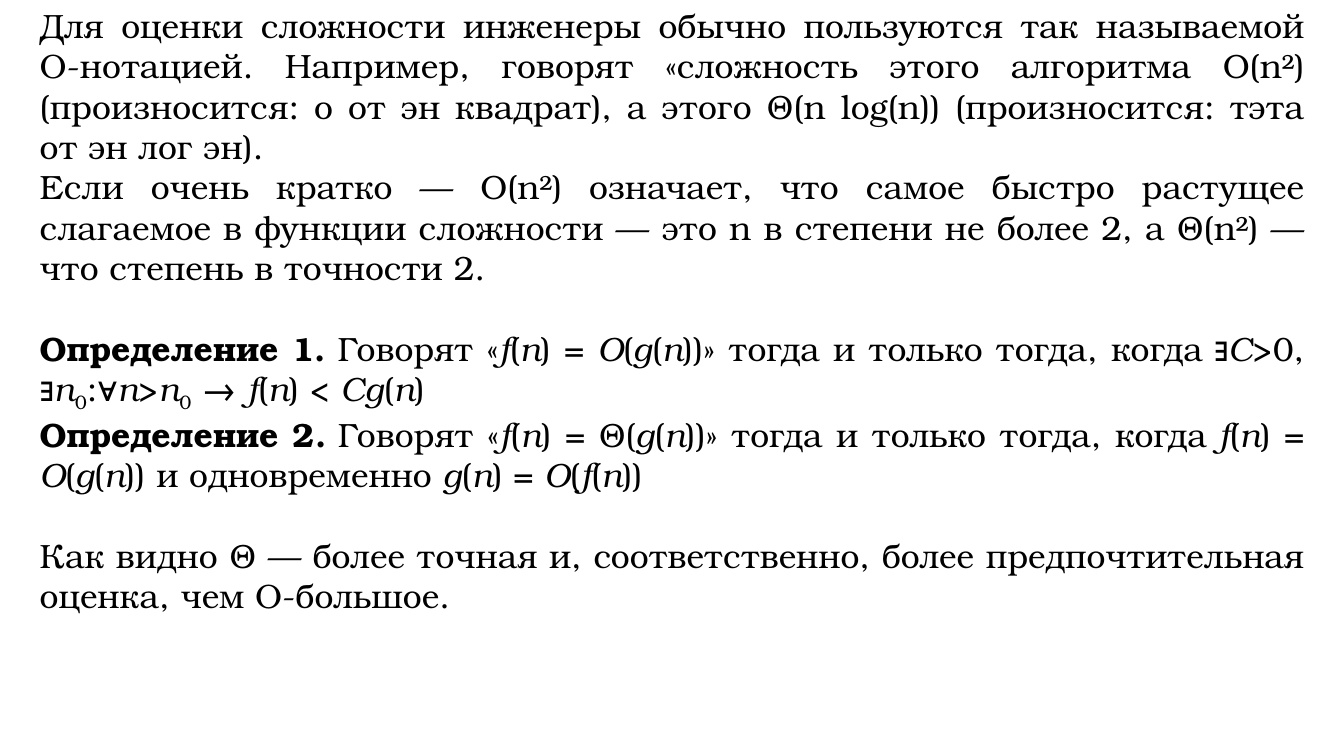
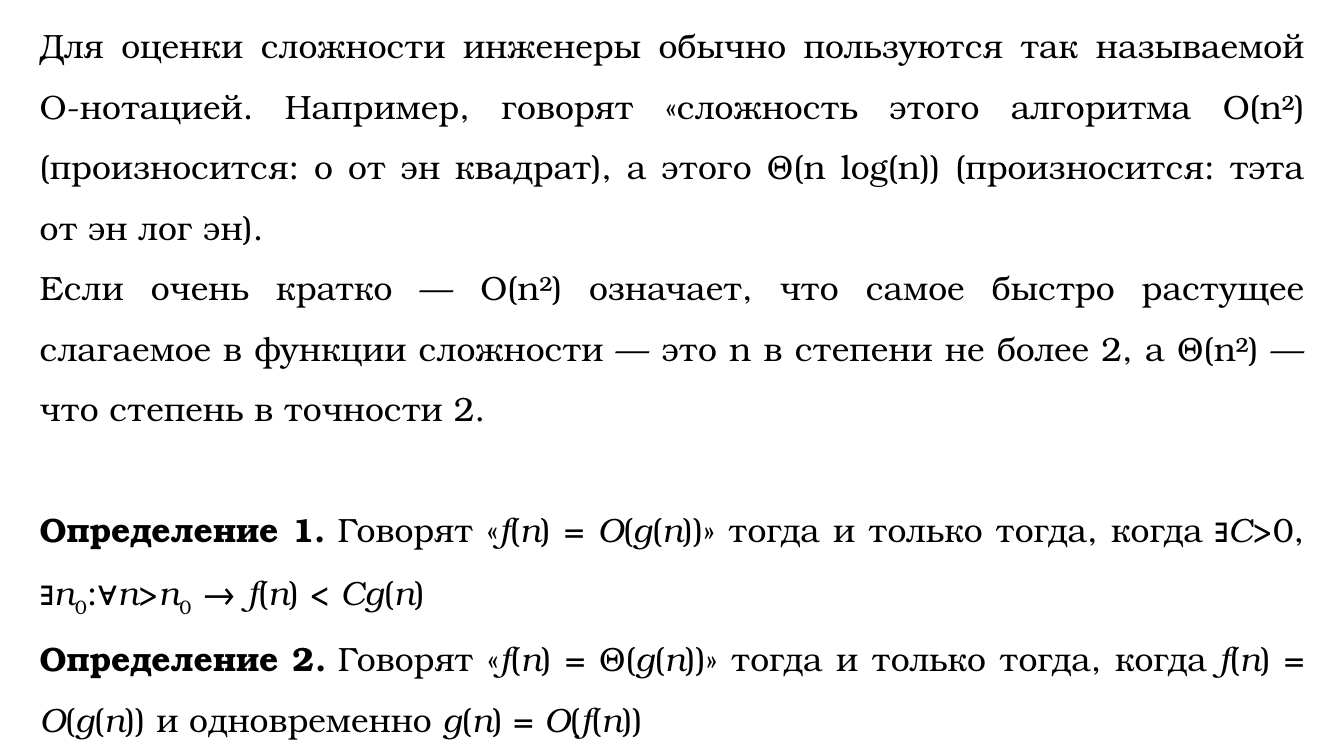
Before and after one commit to DaniilKlyukin/ITiP-1, a slide deck: slide 17 of Лекции/ИТиП 1 лек 6.pptx (slide 18 before the commit). Drawn at 1344x756 pixels with LibreOffice and Linux fonts; fonts in the diff are those of the drawing. Boxes give left, top, right and bottom in pixels: in the first picture for what was removed or moved away, otherwise in the second. Text is boxed around its words. In the diff, an @@ line names an element or a change of style, - is before the commit and + after.

```diff
--- a/Лекции/ИТиП 1 лек 6.pptx
+++ b/Лекции/ИТиП 1 лек 6.pptx
@@ text "Для оценки сложности инженеры обычно ..." at bbox=[40, 33, 1305, 740]: line spacing 1 to 1.5 @@
@@ text at bbox=[40, 543, 1304, 614]: paragraph removed @@
-Как видно Θ — более точная и, соответственно, более предпочтительная оценка, чем О-большое.
```
Also in this commit, not shown: 4 other slides changed, 25 slides added, 22 slides removed, 5 other files.
